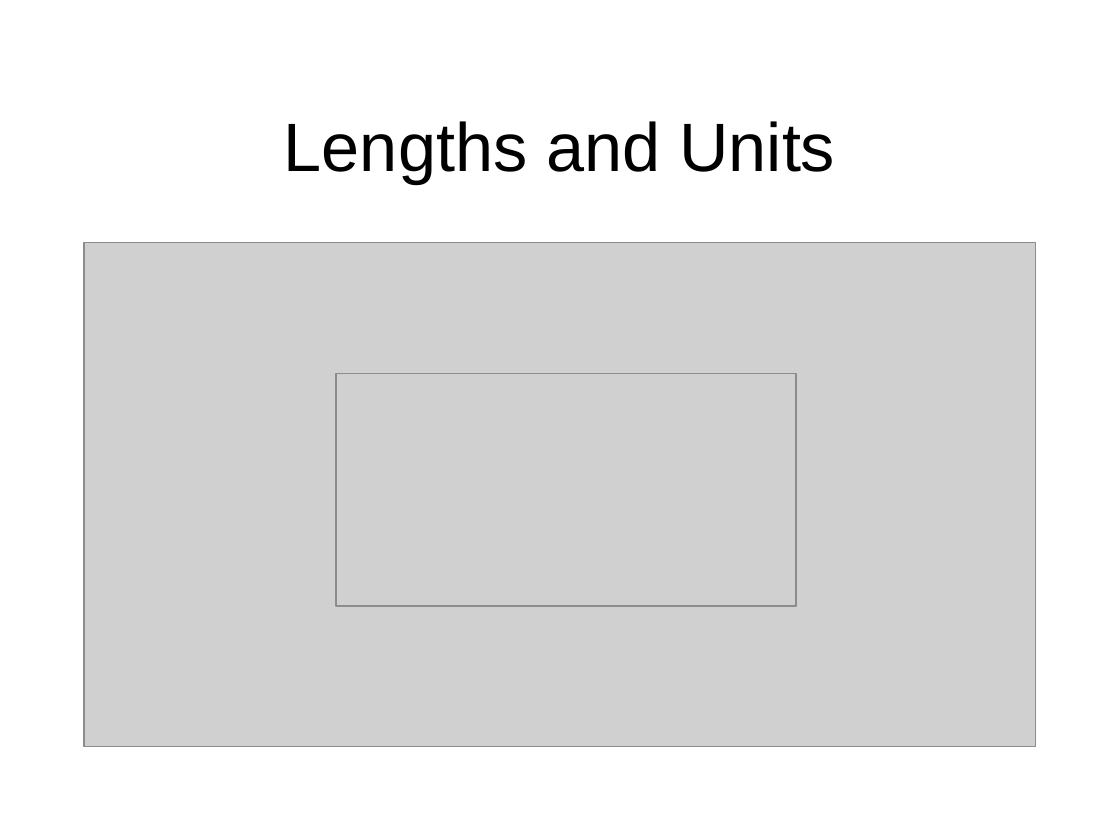
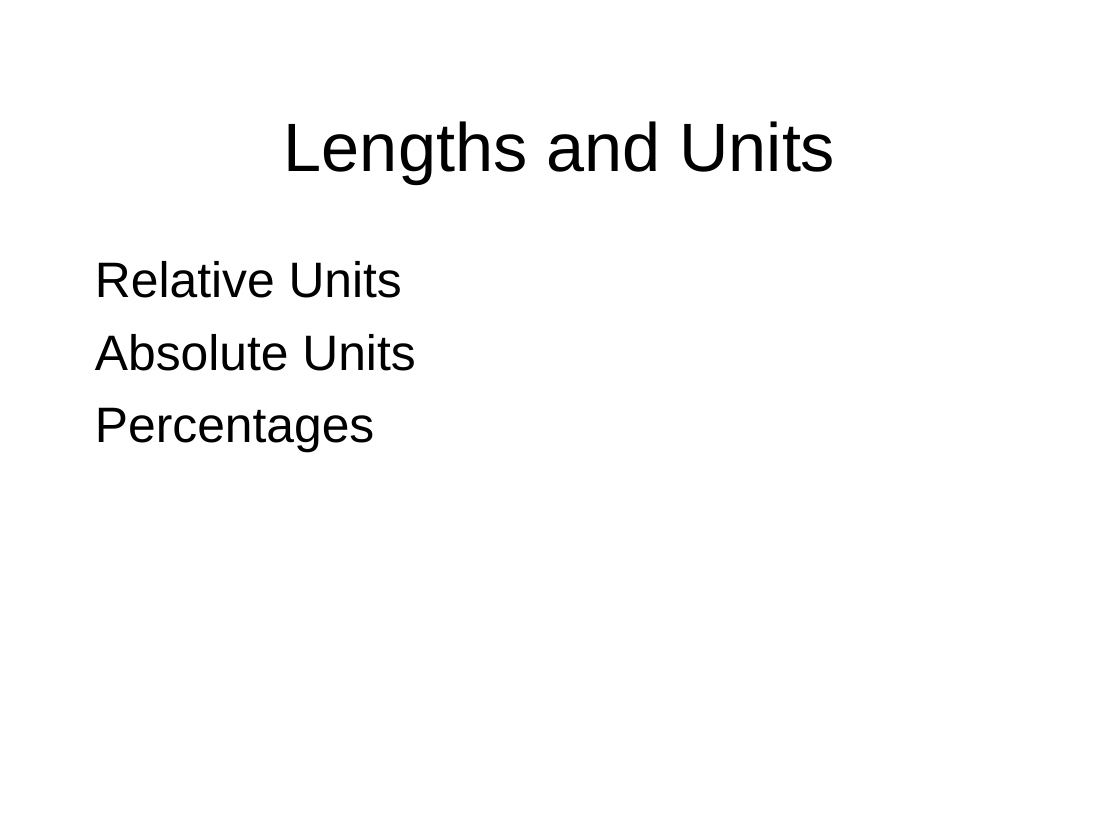
Before and after one commit to octaviordz/zjnu2017.github.io, a slide deck: slide 34 of WAD/lectures/050--CSS.ppt (slide 26 before the commit). Drawn at 1120x840 pixels with LibreOffice and Linux fonts; fonts in the diff are those of the drawing; grey boxes stand for pictures. Boxes give left, top, right and bottom in pixels: in the first picture for what was removed or moved away, otherwise in the second. Text is boxed around its words. In the diff, an @@ line names an element or a change of style, - is before the commit and + after.

```diff
--- a/WAD/lectures/050--CSS.ppt
+++ b/WAD/lectures/050--CSS.ppt
@@ picture removed at <box>84,243,1036,747</box> @@
@@ text added at <box>95,261,415,452</box>, 32 pt, text #000000 @@
+Relative Units
+Absolute Units
+Percentages
@@ picture removed at <box>336,373,796,606</box> @@
```
Also in this commit, not shown: 6 other slides changed, 26 slides added, 1 slide removed, 2 other files.
